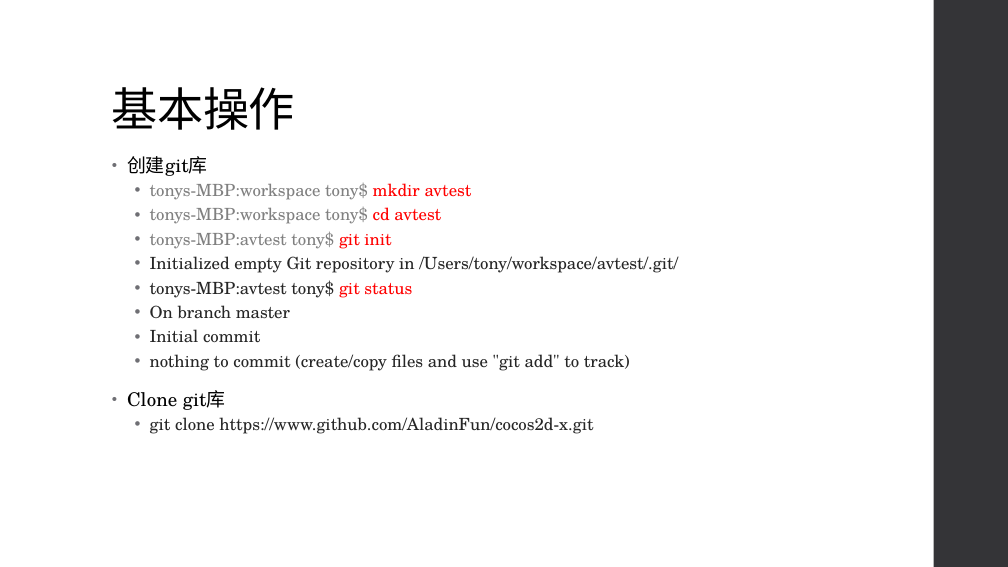
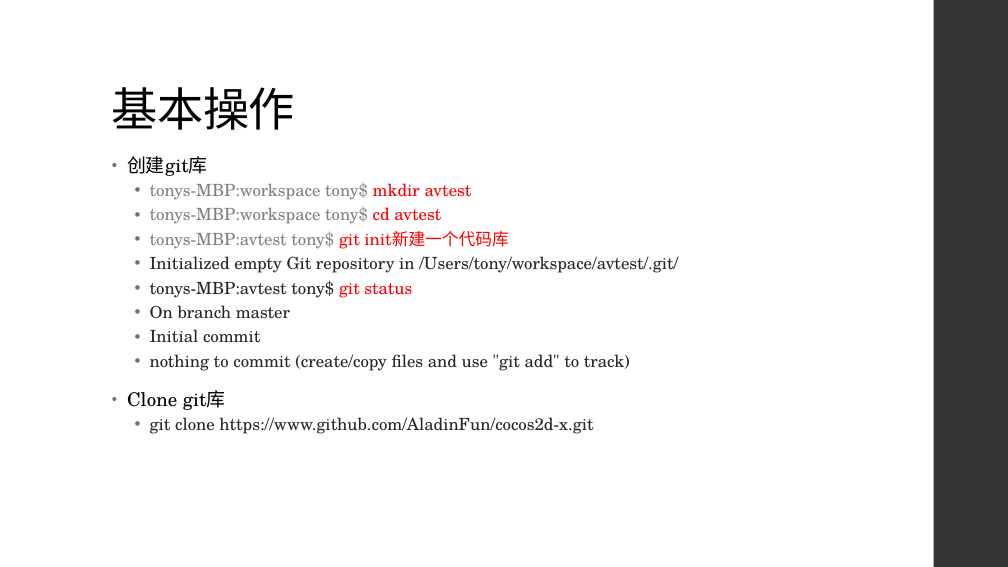
Before and after one commit to CharXu/markdown, a slide deck: slide 5 of 7.10/git_introducing.pptx. Drawn at 1008x567 pixels with LibreOffice and Linux fonts; fonts in the diff are those of the drawing. Boxes give left, top, right and bottom in pixels: in the first picture for what was removed or moved away, otherwise in the second. Text is boxed around its words. In the diff, an @@ line names an element or a change of style, - is before the commit and + after.

```diff
--- a/7.10/git_introducing.pptx
+++ b/7.10/git_introducing.pptx
@@ text at [150,231,509,249]: text changed @@
-  • tonys-MBP:avtest tony$ git init
+  • tonys-MBP:avtest tony$ git init新建一个代码库
```
Also in this commit, not shown: 1 other slide changed.
